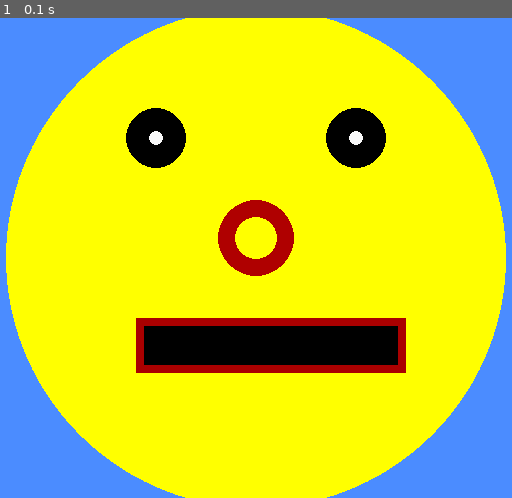
Above: before the commit, frame 1.
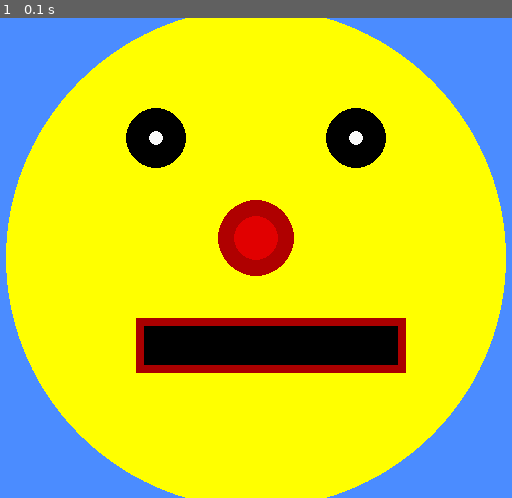
Above: after the commit, the same moment.

Repository: Rosebotics/PythonGameDesign2018
Game: pygame game, started from camp/Ryland/Day 1 - The Game Loop, Colors, Drawing and Animation/04-Drawing.py
The game is run twice, just before and just after one commit, with the same random seed, the same clock (stepped at 60 frames per second) and the same inputs.
Inputs:
- Up to frame 1 (0.1 s): no input

The runs differ from the first frame. In frame 1, 0.6% of the frame differs, in the area x 45-55%, y 41-51%.

Commit message:
Pixel Face is ANIMATED

Diff:
--- a/camp/Ryland/Day 1 - The Game Loop, Colors, Drawing and Animation/04-Drawing.py
+++ b/camp/Ryland/Day 1 - The Game Loop, Colors, Drawing and Animation/04-Drawing.py
@@ -15,9 +15,15 @@
 
 
 pygame.init()
-pygame.display.set_caption(" Pixel Face ")
+pygame.display.set_caption(" Anamation ")
 pygame.display.set_mode((640, 480))
 screen = pygame.display.set_mode((640, 480))
+
+
+mouth_x_position = 265
+
+
+
 while True:
     for event in pygame.event.get():
         if event.type == pygame.QUIT:
@@ -31,12 +37,15 @@
     pygame.draw.circle(screen, (255, 255, 0), (320, 240), 250, )
     pygame.draw.circle(screen, (0, 0, 0), (220, 120), 30, )
     pygame.draw.circle(screen, (0, 0, 0), (420, 120), 30, )
-    pygame.draw.circle(screen, (175, 0, 0), (320, 220), 38, 17)
+    pygame.draw.circle(screen, (175, 0, 0), (320, 220), 38, 18)
+    pygame.draw.circle(screen, (225, 0, 0), (320, 220), 22, )
     pygame.draw.circle(screen, (250, 250, 250), (220, 120), 7, )
     pygame.draw.circle(screen, (250, 250, 250), (420, 120), 7, )
     #pygame.draw.circle(screen, (175, 0, 0), (320, 380), 90, 8)
     #pygame.draw.circle(screen, (0, 0, 0), (320, 380), 84, 0)
-    pygame.draw.rect(screen, (0,0,0),       (200,300,270,55))
+
+
+    pygame.draw.rect(screen, (0,0,0),       (200, 300, 270, 55))
     pygame.draw.rect(screen, (170, 0, 0), (200, 300, 270, 55), 8)
 
     pygame.display.update()
--- a/camp/Ryland/Day 1 - The Game Loop, Colors, Drawing and Animation/05-Animation.py
+++ b/camp/Ryland/Day 1 - The Game Loop, Colors, Drawing and Animation/05-Animation.py
@@ -1 +1,40 @@
 # TODO: Copy all of your   04-Drawing.py   program and put it below this comment.
+import pygame
+import sys
+
+
+pygame.init()
+pygame.display.set_caption(" Anamation ")
+pygame.display.set_mode((640, 480))
+screen = pygame.display.set_mode((640, 480))
+
+
+clock = pygame.time.Clock()
+mouth_y_position = 300
+
+
+
+while True:
+    clock.tick(55)
+    for event in pygame.event.get():
+        if event.type == pygame.QUIT:
+            sys.exit()
+    screen.fill( ( 75, 140,255) )
+    pygame.draw.circle(screen, (255, 255, 255),(200,200), 70, )
+    pygame.draw.circle(screen, (255, 255, 0), (320, 240), 250, )
+    pygame.draw.circle(screen, (0, 0, 0), (220, 120), 30, )
+    pygame.draw.circle(screen, (0, 0, 0), (420, 120), 30, )
+    pygame.draw.circle(screen, (175, 0, 0), (320, 220), 38, 18)
+    pygame.draw.circle(screen, (225, 0, 0), (320, 220), 22, )
+    pygame.draw.circle(screen, (250, 250, 250), (220, 120), 7, )
+    pygame.draw.circle(screen, (250, 250, 250), (420, 120), 7, )
+
+    mouth_y_position = mouth_y_position + 1
+    if  mouth_y_position > 307:
+        mouth_y_position = 293
+
+
+    pygame.draw.rect(screen, (0, 0, 0),       (200, 300 , 270, 60))
+    pygame.draw.rect(screen, (170, 0, 0),     (200,mouth_y_position , 270, 54), 20)
+
+    pygame.display.update()
